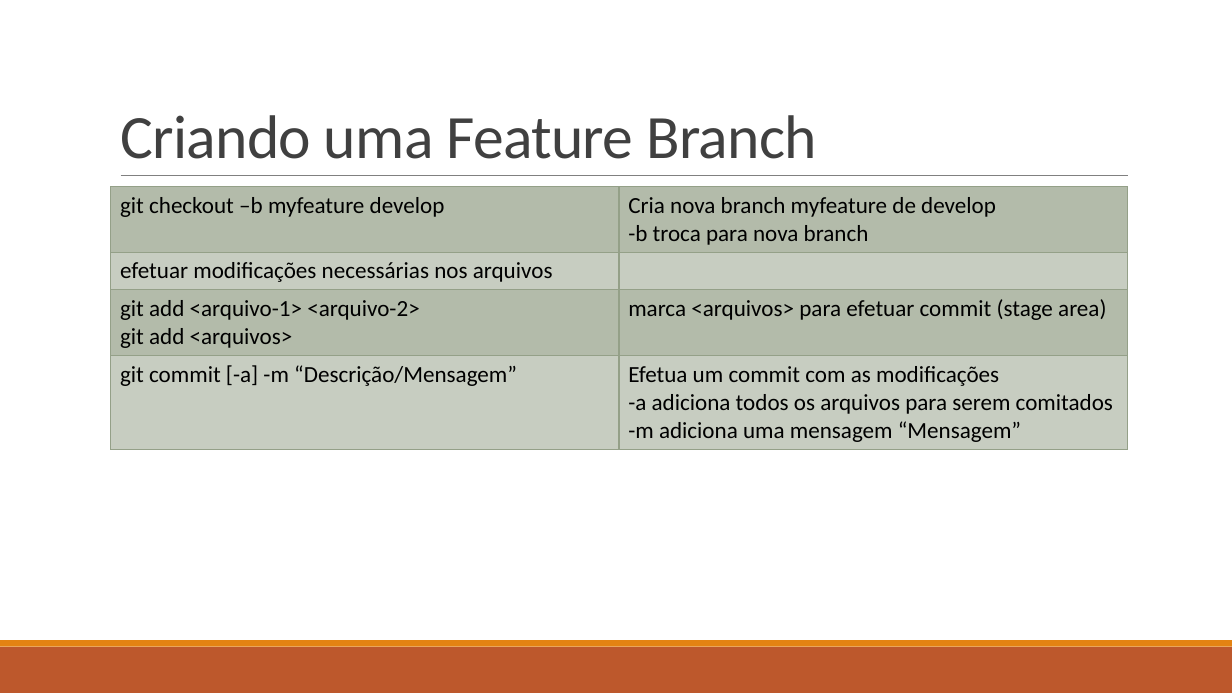
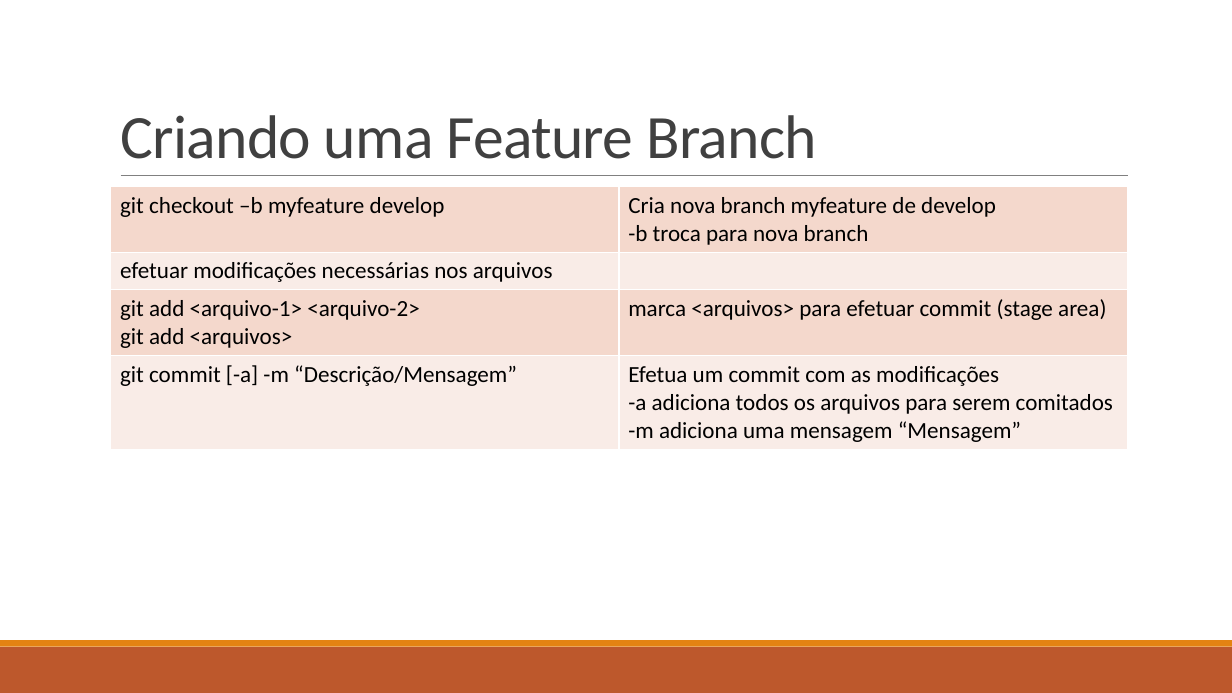
Before and after one commit to ekson73/Docs, a slide deck: slide 73 of Projeto VEK - GIT 4 VEK.pptx (slide 59 before the commit). Drawn at 1232x693 pixels with LibreOffice and Linux fonts; fonts in the diff are those of the drawing. Boxes give left, top, right and bottom in pixels: in the first picture for what was removed or moved away, otherwise in the second. Text is boxed around its words. In the diff, an @@ line names an element or a change of style, - is before the commit and + after.

```diff
--- a/Projeto VEK - GIT 4 VEK.pptx
+++ b/Projeto VEK - GIT 4 VEK.pptx
@@ table at [111,187,1128,446] @@
@@ fill #94A088 at 40% opacity to #F5D9CC in 4 cells @@
@@ fill none to #FAEDE7 in 3 cells @@
@@ borders changed @@
```
Also in this commit, not shown: 15 other slides changed, 24 slides added, 2 slides removed, 2 other files.
